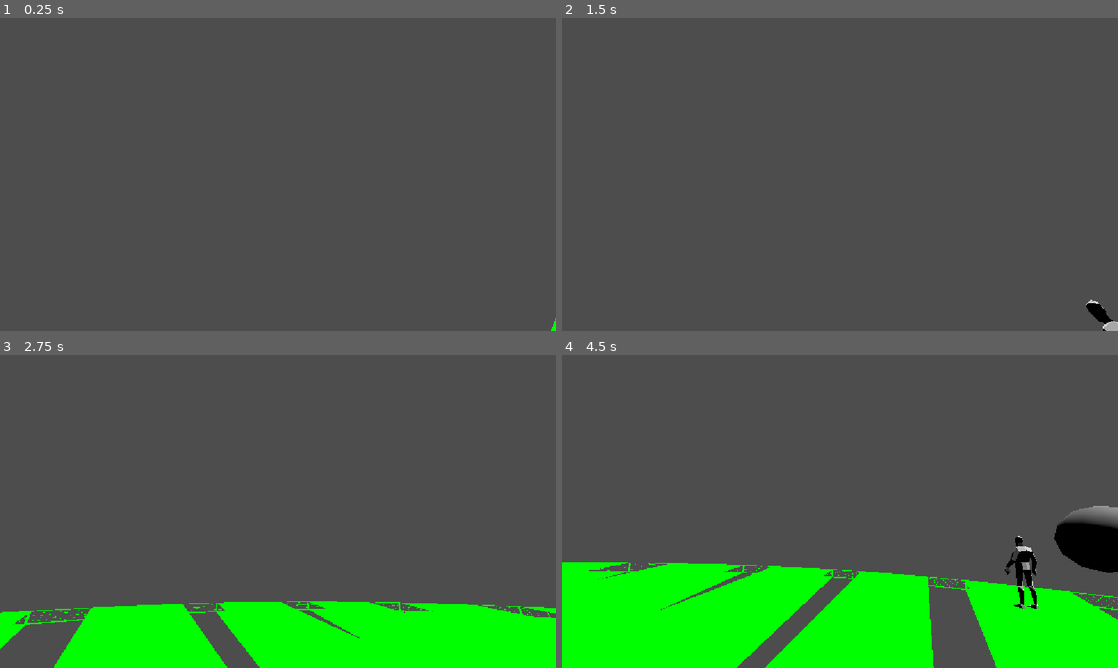
Above: before the commit, frames 1-4 (two rows, left to right).
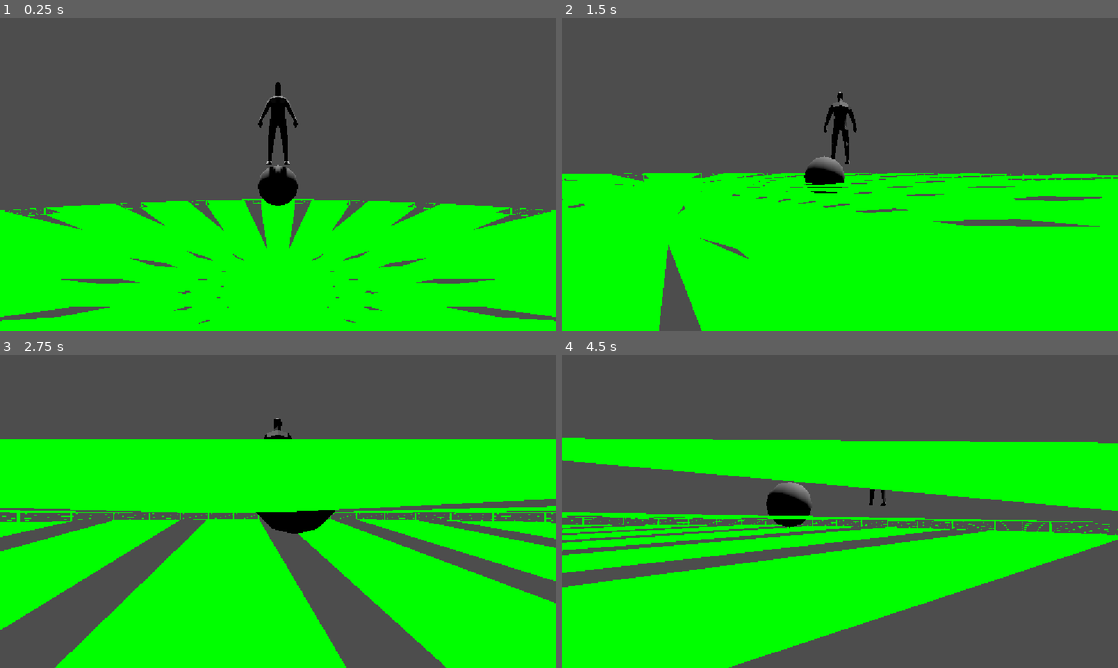
Above: after the commit, the same moments.

Repository: XMNNguyen/Soulslike_Roguelike
Game: Godot game, scene res://Scenes/main.tscn
The game is run twice, just before and just after one commit, with the same random seed, the same clock (stepped at 60 frames per second) and the same inputs.
Inputs (mouse positions are in pixels of both pictures, inside the frame that each line leads up to):
- Up to frame 1 (0.25 s): no input
- Up to frame 2 (1.5 s): move the mouse to (867, 174) at 0.52 s; hold W (forward) from 0.53 s (still down); tap Space (dodge) at 0.6, 1.35 s; move the mouse to (812, 174) at 1.27 s
- Up to frame 3 (2.75 s): keep holding W (forward); move the mouse to (289, 505) at 2.02 s; tap Space (dodge) at 2.1 s
- Up to frame 4 (4.5 s): keep holding W (forward); move the mouse to (834, 517) at 2.77 s; tap Space (dodge) at 2.85, 3.6, 4.35 s; move the mouse to (878, 514) at 3.52 s; move the mouse to (795, 508) at 4.27 s

The runs differ from the first frame. In frame 1, 39% of the frame differs, in the area x 0-100%, y 20-100%; in frame 2, 49%, in the area x 0-100%, y 23-100%; in frame 3, 48%; in frame 4, 40%.

Commit message:
changed camera hiearchy from world->camera->player to player->camera

Diff:
--- a/soulslike-roguelike/Scenes/Entities/Player/player.tscn
+++ b/soulslike-roguelike/Scenes/Entities/Player/player.tscn
@@ -3,15 +3,20 @@
 [ext_resource type="Script" uid="uid://b6d62q1hlvjrs" path="res://Scripts/Entities/Player/player.gd" id="1_kkvp2"]
 [ext_resource type="PackedScene" uid="uid://c75phlfhahanb" path="res://Assets/Player_Model/player_rig.glb" id="2_4ffj5"]
 [ext_resource type="PackedScene" uid="uid://cp7kilmeekngk" path="res://Scenes/Entities/Nodes/ControllerNodes/InputMovementController.tscn" id="2_22fhq"]
+[ext_resource type="PackedScene" uid="uid://dckhbf66n84ky" path="res://Scenes/Entities/Camera/user_camera.tscn" id="2_fcpig"]
 [ext_resource type="PackedScene" uid="uid://c5uxp03grsd4i" path="res://Scenes/Entities/Nodes/ControllerNodes/JumpController.tscn" id="3_fcpig"]
 
 [sub_resource type="BoxShape3D" id="BoxShape3D_eed4v"]
 size = Vector3(0.26208496, 1.6176758, 0.3256836)
 
-[node name="Player" type="CharacterBody3D" unique_id=1758103362]
+[node name="Player" type="CharacterBody3D" unique_id=1758103362 node_paths=PackedStringArray("cur_camera")]
 script = ExtResource("1_kkvp2")
+cur_camera = NodePath("Componants/UserCamera")
 
 [node name="Componants" type="Node" parent="." unique_id=2110396936]
+
+[node name="UserCamera" parent="Componants" unique_id=200592742 node_paths=PackedStringArray("target") instance=ExtResource("2_fcpig")]
+target = NodePath("../..")
 
 [node name="InputMovementController" parent="Componants" unique_id=728575245 node_paths=PackedStringArray("target") instance=ExtResource("2_22fhq")]
 target = NodePath("../..")
--- a/soulslike-roguelike/Scenes/Levels/Debug_Level/debug_level.tscn
+++ b/soulslike-roguelike/Scenes/Levels/Debug_Level/debug_level.tscn
@@ -1,7 +1,6 @@
 [gd_scene format=3 uid="uid://dwu1qbbbpr0ui"]
 
 [ext_resource type="Script" uid="uid://mpjhy21ybpfe" path="res://Scripts/Levels/Debug_Level/debug_level.gd" id="1_3ri1k"]
-[ext_resource type="PackedScene" uid="uid://dckhbf66n84ky" path="res://Scenes/Entities/Camera/user_camera.tscn" id="2_h7oiu"]
 [ext_resource type="Shader" uid="uid://boklsur1ubk6u" path="res://Shaders/debug/wireframe_debug.gdshader" id="3_ufrrj"]
 
 [sub_resource type="CylinderMesh" id="CylinderMesh_eed4v"]
@@ -21,9 +20,6 @@
 
 [node name="DebugLevel" type="Node3D" unique_id=1596019205]
 script = ExtResource("1_3ri1k")
-
-[node name="UserCamera" parent="." unique_id=200592742 instance=ExtResource("2_h7oiu")]
-transform = Transform3D(1, 0, 0, 0, 1, 0, 0, 0, 1, 0, 0.7562312, 0)
 
 [node name="MeshInstance3D" type="MeshInstance3D" parent="." unique_id=346870273]
 transform = Transform3D(1, 0, 0, 0, 1, 0, 0, 0, 1, 0.0015296936, -0.2747804, 0.00061798096)
--- a/soulslike-roguelike/Scripts/Entities/Camera/base_camera.gd
+++ b/soulslike-roguelike/Scripts/Entities/Camera/base_camera.gd
@@ -7,3 +7,6 @@
 # getter method for getting the camera target
 func get_target() -> Node3D:
 	return target
+
+func get_camera() -> Camera3D:
+	return
--- a/soulslike-roguelike/Scripts/Entities/Camera/user_camera.gd
+++ b/soulslike-roguelike/Scripts/Entities/Camera/user_camera.gd
@@ -49,7 +49,7 @@
 	previous_player_position = target.global_position
 
 	# Always face the player.
-	var look_direction := global_position
+	var look_direction := target.global_position - camera.global_position
 
 	if look_direction.length_squared() > 0.001:
 		var desired_rotation := Basis.looking_at(
@@ -67,3 +67,6 @@
 		spring_arm.rotation.x -= event.relative.y * sensitivity
 		spring_arm.rotation.y -= event.relative.x * sensitivity
 		spring_arm.rotation.x = clamp(spring_arm.rotation.x, -deg_to_rad(tilt_limit), deg_to_rad(tilt_limit))
+
+func get_camera() -> Camera3D:
+	return camera
--- a/soulslike-roguelike/Scripts/Entities/Player/player.gd
+++ b/soulslike-roguelike/Scripts/Entities/Player/player.gd
@@ -4,7 +4,7 @@
 @onready var head_pos : Marker3D = $HeadPos
 @onready var componants : Array = $Componants.get_children()
 
-var cur_camera : BaseCamera = null
+@export var cur_camera : BaseCamera = null
 
 func _physics_process(delta: float) -> void:
 	# handle all physics and stat based componants here
--- a/soulslike-roguelike/Scripts/main.gd
+++ b/soulslike-roguelike/Scripts/main.gd
@@ -87,7 +87,7 @@
 	# place player and camera in correct possitions
 	await get_tree().process_frame
 	place_player_at_spawn()
-	attach_camera_to_player()
+	#attach_camera_to_player()
 
 
 func place_player_at_spawn() -> void:
